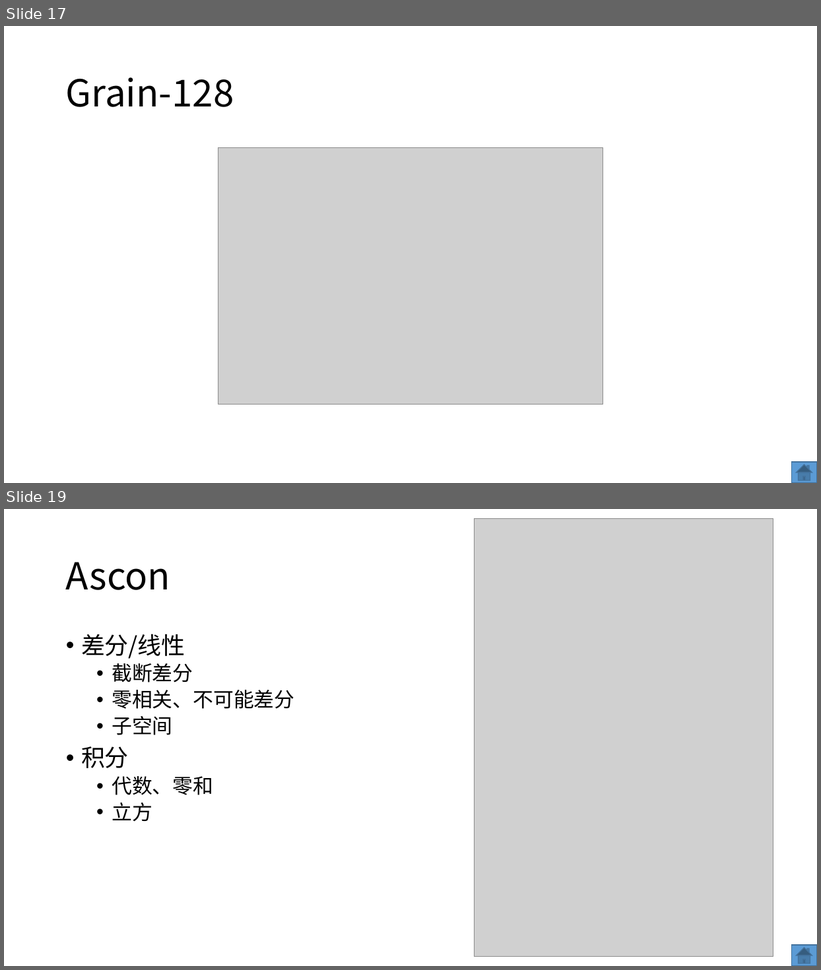
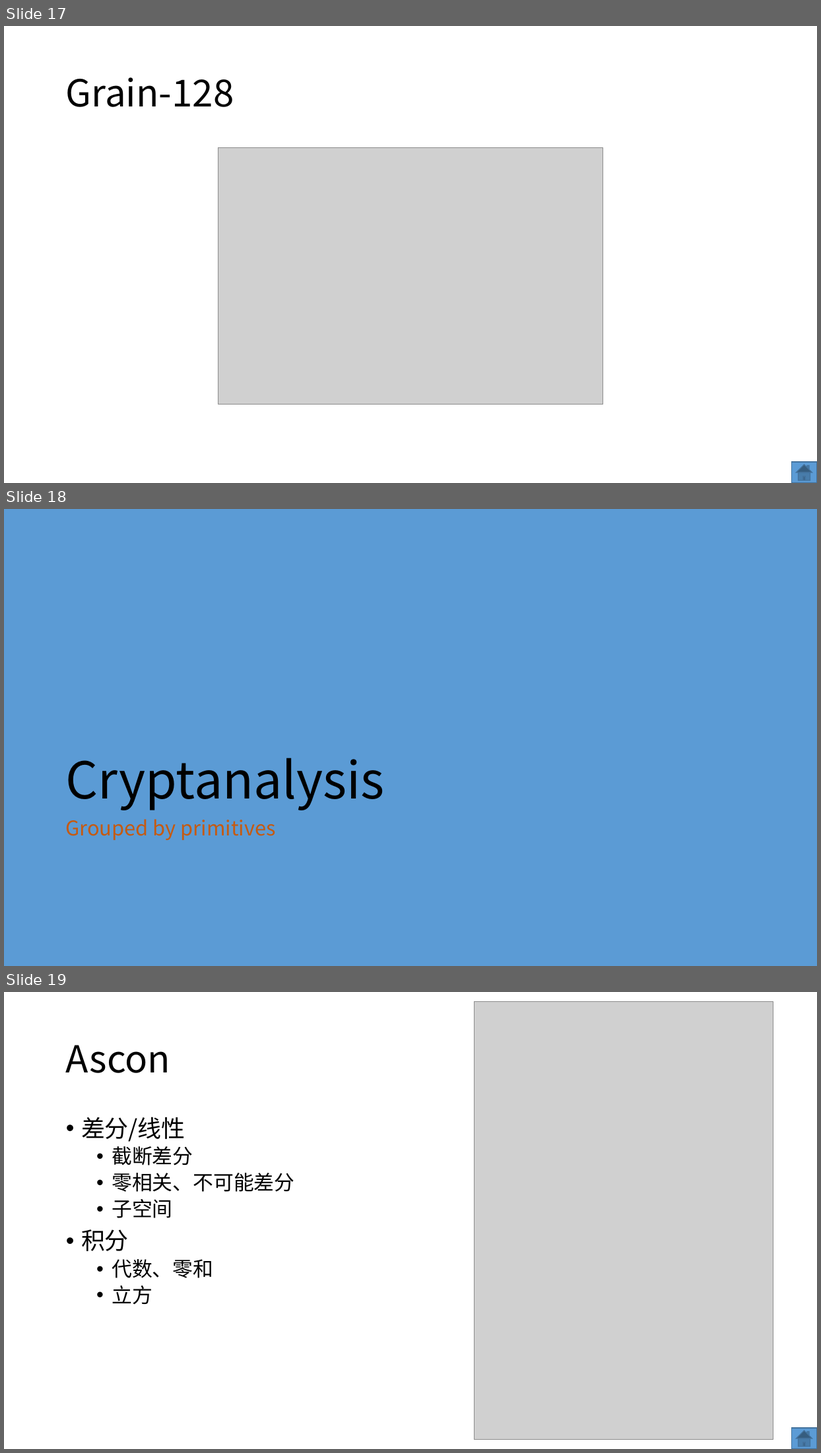
Before and after one commit to dtykira/LWC_finalists, a slide deck: round3.pptx. Shown one above the other, each under a label of ours: slides 17 and 19 before the commit, slides 17, 18 and 19 after it; the slides between them are not shown. The pictures are 821x970 and 821x1453 pixels, drawn with LibreOffice and Linux fonts; fonts in the diff are those of the drawing; grey boxes stand for pictures. Boxes give left, top, right and bottom in pixels: in the first picture for what was removed or moved away, otherwise in the second. Text is boxed around its words. In the diff, an @@ line names an element or a change of style, - is before the commit and + after.

```diff
--- a/round3.pptx
+++ b/round3.pptx
@@ slide 18 added at (4, 509, 817, 966), background #5B9BD5 @@
@@ title added at (65, 758, 385, 811), 60 pt, text #000000 @@
+Cryptanalysis
@@ text added at (65, 819, 276, 840), 24 pt, text #C55A11 @@
+Grouped by primitives
```
Also in this commit, not shown: 5 slides changed, 5 other slides added, 1 slide removed, 4 other files.
